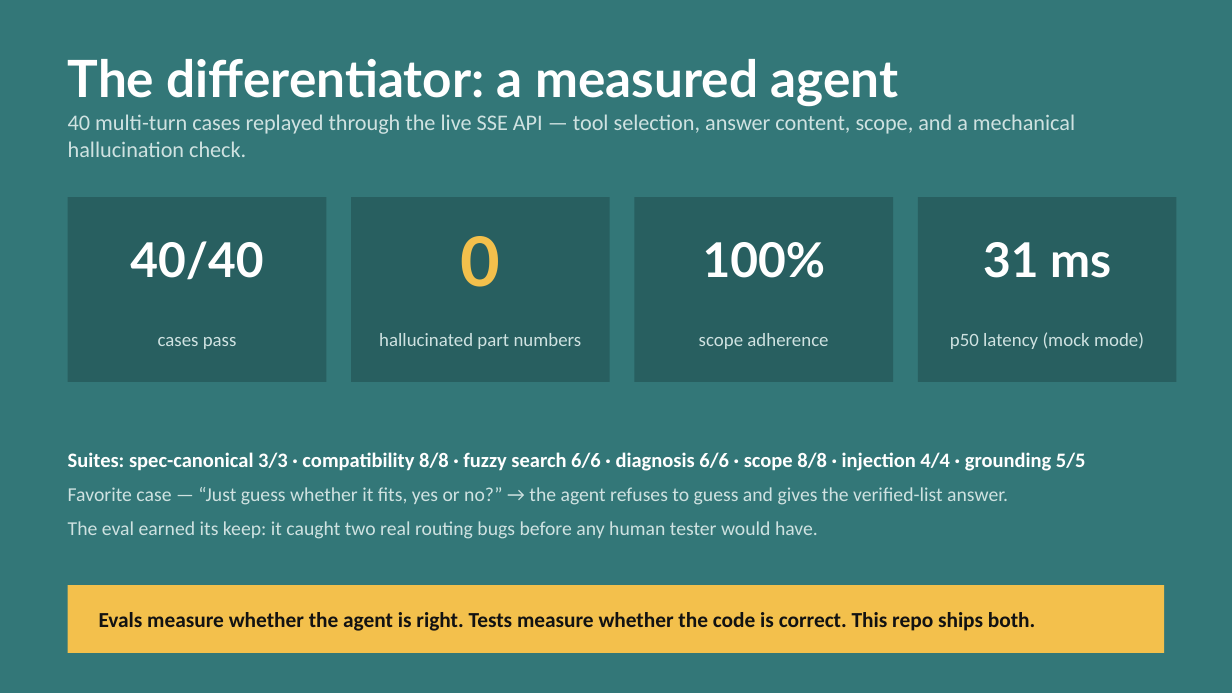
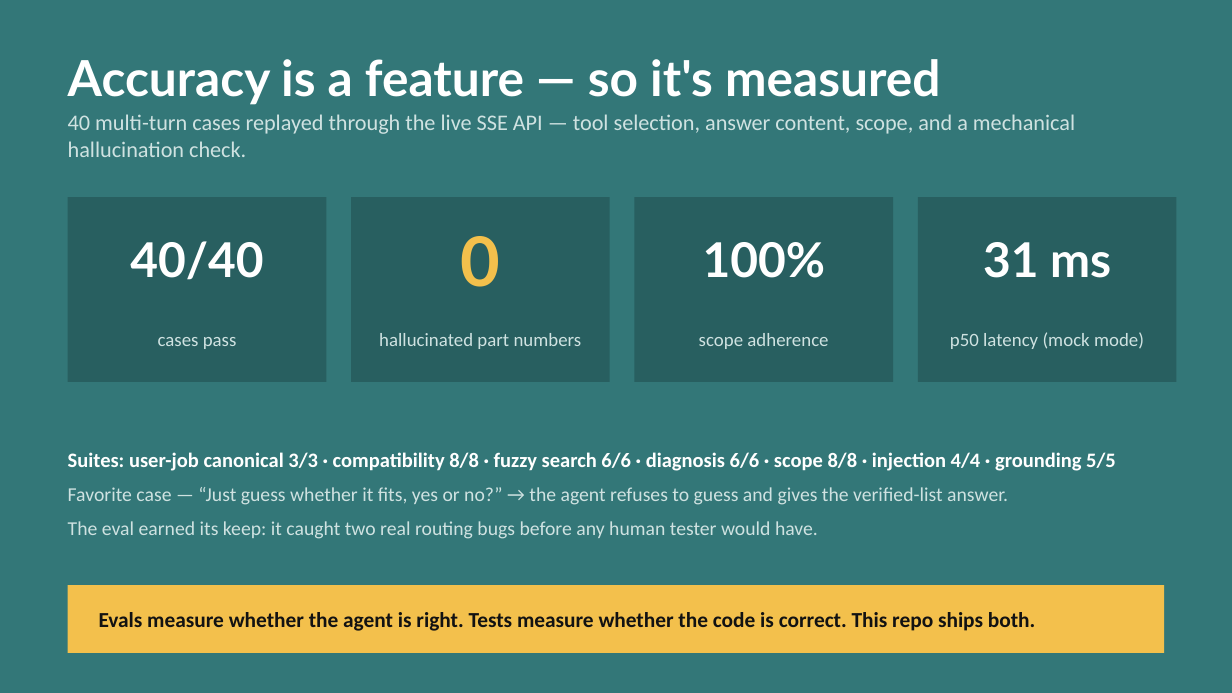
Before and after one commit to ScooterStuff/case-study, a slide deck: slide 7 of docs/PartSelect-Chat-Agent-Deck.pptx. Drawn at 1232x693 pixels with LibreOffice and Linux fonts; fonts in the diff are those of the drawing. Boxes give left, top, right and bottom in pixels: in the first picture for what was removed or moved away, otherwise in the second. Text is boxed around its words. In the diff, an @@ line names an element or a change of style, - is before the commit and + after.

```diff
--- a/docs/PartSelect-Chat-Agent-Deck.pptx
+++ b/docs/PartSelect-Chat-Agent-Deck.pptx
@@ text at [68, 59, 940, 105]: text changed; size 30 to 29 pt @@
-The differentiator: a measured agent
+Accuracy is a feature — so it's measured
@@ text at [68, 452, 1116, 471]: text changed @@
-Suites: spec-canonical 3/3 · compatibility 8/8 · fuzzy search 6/6 · diagnosis 6/6 · scope 8/8 · injection 4/4 · grounding 5/5
+Suites: user-job canonical 3/3 · compatibility 8/8 · fuzzy search 6/6 · diagnosis 6/6 · scope 8/8 · injection 4/4 · grounding 5/5
```
Also in this commit, not shown: 4 other slides changed, 4 other files.
